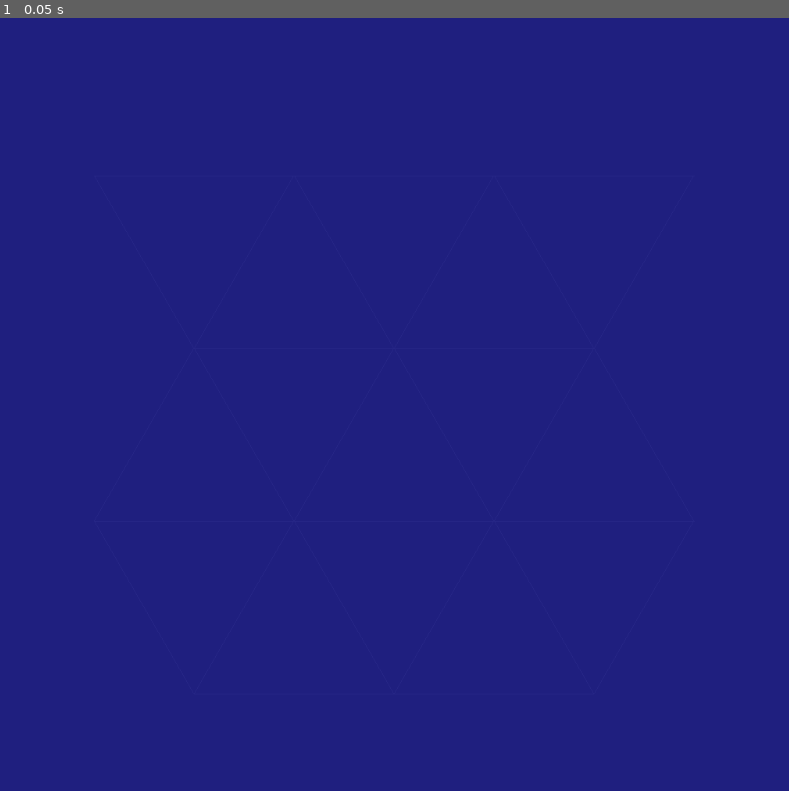
Above: before the commit, frame 1.
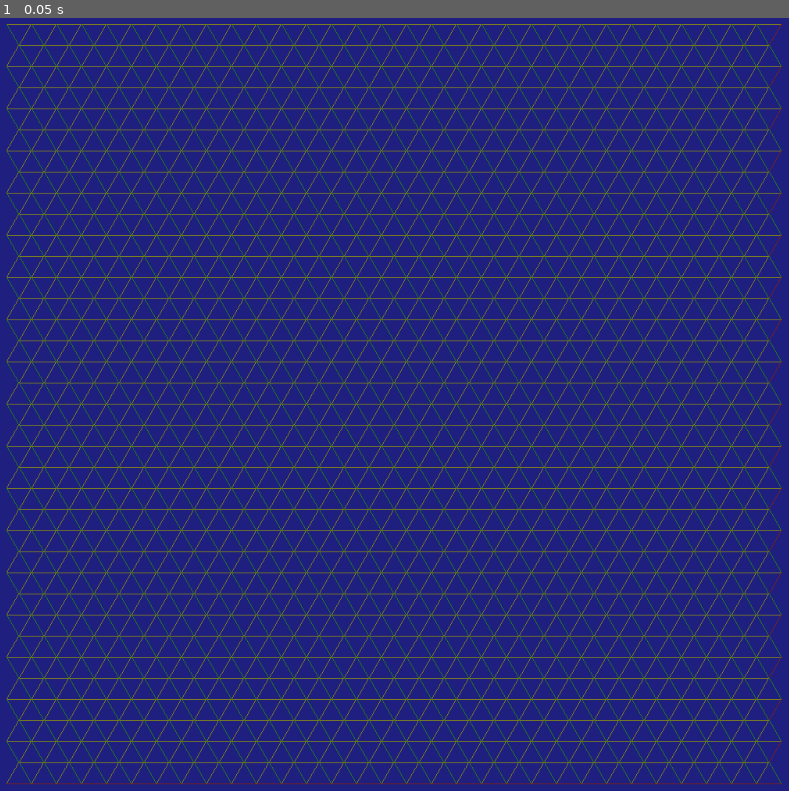
Above: after the commit, the same moment.

Repository: MichaelReel/2DMapGen_2022
Game: Godot game, scene res://PixelDrawn/TriBlobs.tscn
The game is run twice, just before and just after one commit, with the same random seed, the same clock (stepped at 60 frames per second) and the same inputs. This scene is started directly instead of the project's main scene.
Inputs:
- Up to frame 1 (0.05 s): no input

The runs differ from the first frame. In frame 1, 15% of the frame differs, in the area x 0-100%, y 0-100%.

Commit message:
Triangles are now a thing

Diff:
--- a/PixelDrawn/TriBlobs.gd
+++ b/PixelDrawn/TriBlobs.gd
@@ -4,23 +4,15 @@
 onready var imageTexture := ImageTexture.new()
 onready var ready := false
 
-const CELL_EDGE := 256.0
+const CELL_EDGE := 32.0
 const SEA_COLOR := Color8(32, 32, 128, 255)
 const GRID_COLOR := Color8(40, 40, 136, 255)
 const COAST_COLOR := Color8(128, 128, 32, 255)
 const RIVER_COLOR := Color8(128, 32, 32, 255)
 const LAND_COLOR := Color8(32, 128, 32, 255)
 
+
 var base_grid : BaseGrid
-
-
-class BaseConnection:
-	var _other : BasePoint
-	var _line : BaseLine
-
-	func _init(other: BasePoint, line: BaseLine) -> void:
-		_other = other
-		_line = line
 
 
 class BasePoint:
@@ -31,17 +23,69 @@
 		_pos = Vector2(x, y)
 		_connections = []
 
-	func add_connection(other: BasePoint, line: BaseLine) -> void:
-		_connections.append(BaseConnection.new(other, line))
+	func add_connection(line: BaseLine) -> void:
+		_connections.append(line)
+
+	static func sort_vert_hortz(a: BasePoint, b: BasePoint) -> bool:
+		if a._pos.y < b._pos.y:
+			return true
+		elif a._pos.y == b._pos.y and a._pos.x < b._pos.x:
+				return true
+		return false
+
+	func equals(other: BasePoint) -> bool:
+		return self._pos == other._pos
+
+	func higher_connections() -> Array:
+		# Return connection lines to "higher" points
+		var higher_conns = []
+		for con in _connections:
+			var other = con.other_point(self)
+			if sort_vert_hortz(self, other):
+				higher_conns.append(con)
+		return higher_conns
+
+	func higher_connections_to_point(point) -> Array:
+		# Return connection lines to "higher" points that connect to a given point
+		var higher_conns = []
+		for con in _connections:
+			var other = con.other_point(self)
+			if sort_vert_hortz(self, other):
+				if other.has_connection_to_point(point):
+					higher_conns.append(con)
+		return higher_conns
+
+	func has_connection_to_point(point) -> bool:
+		for con in _connections:
+			if con.other_point(self) == point:
+				return true
+		return false
+
+	func connection_to_point(point) -> BaseLine:
+		for con in _connections:
+			if con.other_point(self) == point:
+				return con
+		return BaseLine.error()
+
+	func error() -> BasePoint:
+		printerr("Something needed a placeholder BasePoint")
+		return BasePoint.new(0.0, 0.0)
 
 
 class BaseLine:
-	var _a : BasePoint
-	var _b : BasePoint
+
+	var _a: BasePoint
+	var _b: BasePoint
+	var _borders: Array
 
 	func _init(a: BasePoint, b: BasePoint) -> void:
-		_a = a
-		_b = b
+		if BasePoint.sort_vert_hortz(a, b):
+			_a = a
+			_b = b
+		else:
+			_a = b
+			_b = a
+		_borders = []
 
 	func shared_point(other: BaseLine) -> BasePoint:
 		if self._a == other._a or self._a == other._b:
@@ -49,22 +93,54 @@
 		elif self._b == other._a or self._b == other._b:
 			return _b
 		else:
-			return BasePoint.new(0.0, 0.0)
+			return BasePoint.error()
+
+	func other_point(this: BasePoint) -> BasePoint:
+		if this == _a:
+			return _b
+		return _a
+
+	static func sort_vert_hortz(a: BaseLine, b: BaseLine) -> bool:
+		if BasePoint.sort_vert_hortz(a._a, b._a):
+			return true
+		elif a._a.equals(b._a) and BasePoint.sort_vert_hortz(a._b, b._b):
+			return true
+		return false
+
+	func error() -> BaseLine:
+		printerr("Something needed a placeholder BaseLine")
+		return BaseLine.new(BasePoint.new(0.0, 0.0), BasePoint.new(0.0, 0.0))
+
+	func set_border_of(triangle: BaseTriangle) -> void:
+		_borders.append(triangle)
+
+	func get_bordering_triangles() -> Array:
+		return _borders
 
 
 class BaseTriangle:
-	var _points : Array
-	var _lines : Array
+	var _points: Array
+	var _edges: Array
+	var _neighbours: Array
 
 	func _init(a: BaseLine, b: BaseLine, c: BaseLine) -> void:
-		_lines = [a, b, c]
 		_points = [a.shared_point(b), a.shared_point(c), b.shared_point(c)]
+		_points.sort_custom(BasePoint, "sort_vert_hortz")
+		_edges = [a, b, c]
+		for edge in _edges:
+			edge.set_border_of(self)
+
+	func update_neighbours_from_edges() -> void:
+		for edge in _edges:
+			for tri in edge.get_bordering_triangles():
+				if tri != self:
+					_neighbours.append(tri)
 
 
 class BaseGrid:
-	var grid_points : Array = []
-	var grid_lines : Array = []
-	var grid_tris : Array = []
+	var grid_points: Array = []
+	var grid_lines: Array = []
+	var grid_tris: Array = []
 
 	func _init(edge_size: float, rect_size: Vector2) -> void:
 		var tri_side = edge_size
@@ -98,19 +174,29 @@
 					var existing_point = grid_points[row_ind - 1][col_ind + ind_offset]
 					lines.append(_add_grid_line(existing_point, new_point))
 
-
-				# Lol, no! We're not drawing triangles above - we have 3 lines to a point:
-#				if lines.size() == 3:
-#					grid_tris.append(BaseTriangle.new(lines[0], lines[1], lines[2]))
-
 				col_ind += 1
 			grid_points.append(points_row)
 			row_ind += 1
 
+		# Go through the points and create triangles "upstream"
+		# I.e.: Triangles together with points only greater than the current point
+		for row in grid_points:
+			for point in row:
+				# Get connections, find connects between higher points
+				for first_line in point.higher_connections():
+					var second_point: BasePoint = first_line.other_point(point)
+					for second_line in second_point.higher_connections_to_point(point):
+						var third_point: BasePoint = second_line.other_point(second_point)
+						var third_line : BaseLine = third_point.connection_to_point(point)
+						grid_tris.append(BaseTriangle.new(first_line, second_line, third_line))
+
+		for tri in grid_tris:
+			tri.update_neighbours_from_edges()
+
 	func _add_grid_line(a: BasePoint, b: BasePoint) -> BaseLine:
 		var new_line := BaseLine.new(a, b)
-		a.add_connection(b, new_line)
-		b.add_connection(a, new_line)
+		a.add_connection(new_line)
+		b.add_connection(new_line)
 		grid_lines.append(new_line)
 		return new_line
 
@@ -128,10 +214,13 @@
 
 		for tri in grid_tris:
 			draw_line_on_image(image, tri._points[0]._pos, tri._points[1]._pos, COAST_COLOR)
-#			draw_line_on_image(image, tri._points[1]._pos, tri._points[2]._pos, RIVER_COLOR)
-#			draw_line_on_image(image, tri._points[0]._pos, tri._points[2]._pos, LAND_COLOR)
+			draw_line_on_image(image, tri._points[1]._pos, tri._points[2]._pos, RIVER_COLOR)
+			draw_line_on_image(image, tri._points[0]._pos, tri._points[2]._pos, LAND_COLOR)
 		image.unlock()
 
+
+class TriBlob:
+	pass
 
 
 func _ready() -> void:
